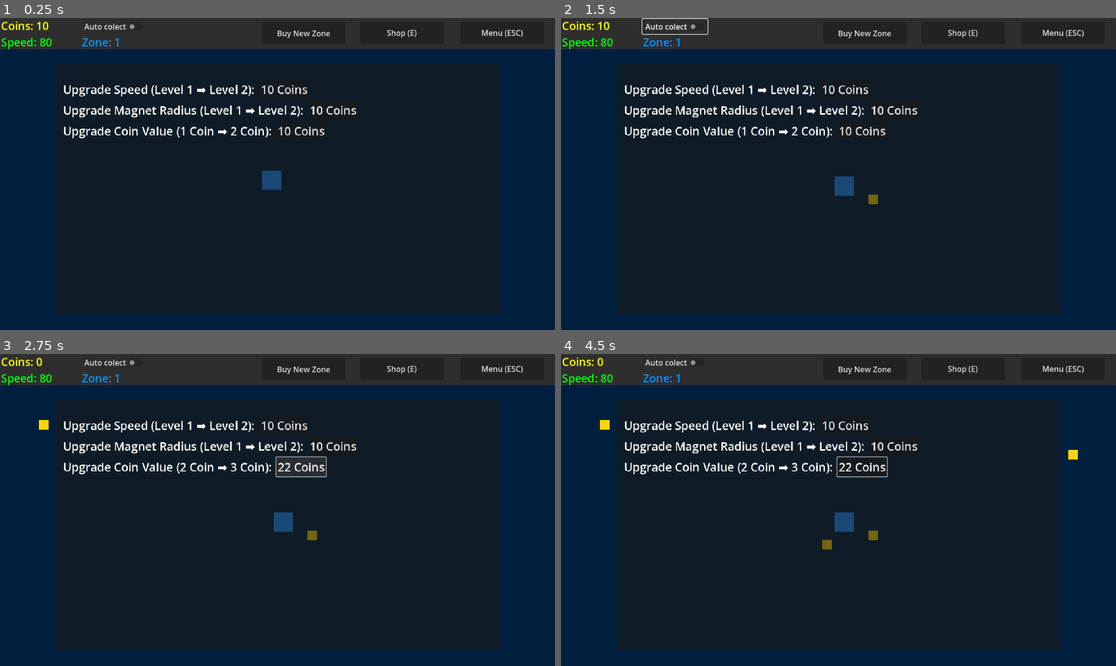
Above: before the commit, frames 1-4 (two rows, left to right).
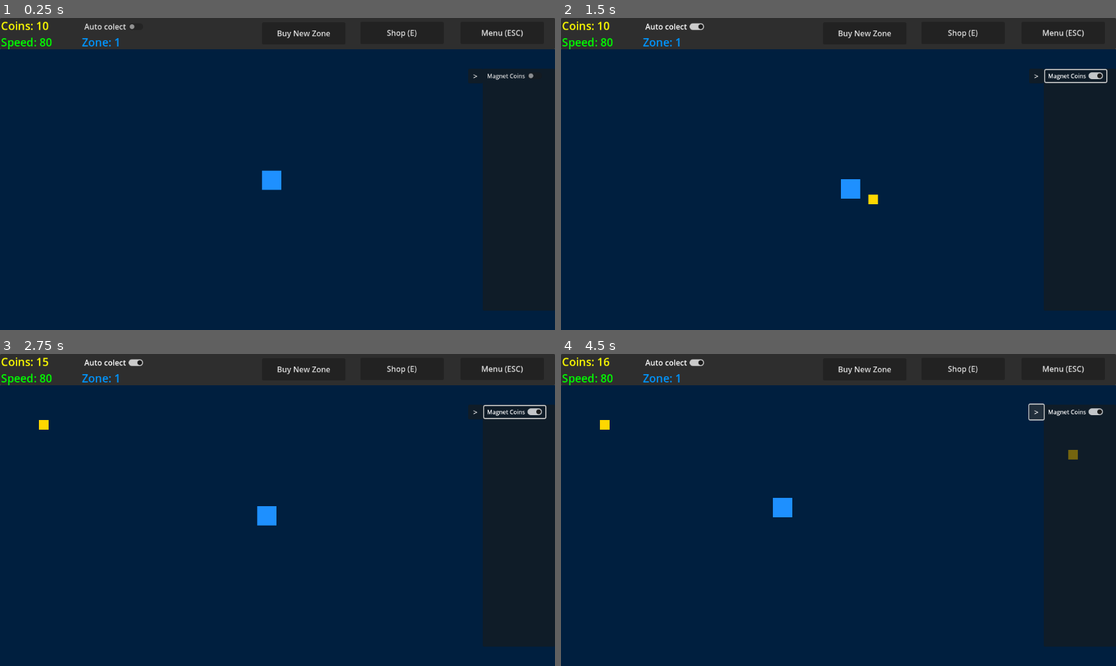
Above: after the commit, the same moments.

Repository: CD1FOX/golden-grind
Game: Godot game, scene res://Scenes/Worlds/Zone 1 - 10/zone1.tscn
The game is run twice, just before and just after one commit, with the same random seed, the same clock (stepped at 60 frames per second) and the same inputs.
Inputs (mouse positions are in pixels of both pictures, inside the frame that each line leads up to):
- Up to frame 1 (0.25 s): no input
- Up to frame 2 (1.5 s): click "Auto colect" at 0.5 s; click "Auto colect" (after the commit: "Magnet Coins") at 1.25 s
- Up to frame 3 (2.75 s): click (299, 466) at 2 s, where only the run before the commit has a clickable "10 Coins"
- Up to frame 4 (4.5 s): click (860, 466) at 2.75 s, where only the run before the commit has a clickable "22 Coins"; click (1038, 413) at 3.5 s, where only the run after the commit has a clickable ">"; click (1110, 413) at 4.25 s, where only the run after the commit has a clickable "<"

The runs differ from the first frame. In frame 1, 3.8% of the frame differs, in the area x 11-98%, y 17-56%; in frame 2, 4.2%; in frame 3, 4.3%; in frame 4, 4.4%, in the area x 6-98%, y 1-63%.

Commit message:
Update
feat: Added side bar and magnetic skill toggle

Diff:
--- a/Global/Global.gd
+++ b/Global/Global.gd
@@ -12,6 +12,7 @@
 var magnet_level = 1
 var magnet_cost = 10
 var magnet_base_cost = 10
+var magnet_skill = false
 
 #Speed Type Skill
 var speed = 80
--- a/Scenes/Entitys/Player/Scripts/Skills/Magnet Skill/magnet_skill.gd
+++ b/Scenes/Entitys/Player/Scripts/Skills/Magnet Skill/magnet_skill.gd
@@ -4,7 +4,12 @@
 @onready var magnet_radius_collider = $MagnetRadius
 
 func _physics_process(_delta: float) -> void:
-	magnet_radius_collider.scale = G.magnet_radius
+	if not G.magnet_skill:
+		magnet_radius_collider.disabled = true
+		return
+	else:
+		magnet_radius_collider.disabled = false
+		magnet_radius_collider.scale = G.magnet_radius
 
 func _on_area_entered(area: Area2D) -> void:
 	if area.is_in_group("coin"):
--- a/Scenes/Entitys/Player/player.tscn
+++ b/Scenes/Entitys/Player/player.tscn
@@ -33,3 +33,5 @@
 
 [node name="AutoCollect" type="Node2D" parent="Skills"]
 script = ExtResource("3_d5si0")
+
+[connection signal="area_entered" from="Skills/MagnetSkill" to="Skills/MagnetSkill" method="_on_area_entered"]
--- a/Scenes/Logic/Coin Spawner/coin_spawner.tscn
+++ b/Scenes/Logic/Coin Spawner/coin_spawner.tscn
@@ -8,7 +8,7 @@
 [node name="ColorRect" type="ColorRect" parent="."]
 offset_top = 65.0
 offset_right = 1152.0
-offset_bottom = 713.75
+offset_bottom = 712.77783
 scale = Vector2(1, 0.9)
 
 [node name="CoinSpawnerTimer" type="Timer" parent="."]
--- /dev/null
+++ b/Scenes/UI/Main Screen/Side Bar/side_ui.gd
@@ -0,0 +1,17 @@
+extends Control
+
+@onready var show_hide_button = $VisibilityButton
+@onready var background_UI = $Panel
+@onready var G = Global
+
+func _on_visibility_button_toggled(toggled_on: bool) -> void:
+	background_UI.visible = !background_UI.visible
+	if toggled_on:
+		show_hide_button.position = Vector2(1122.0, 105.0)
+		show_hide_button.text = "<"
+	else:
+		show_hide_button.position = Vector2(972.0, 105.0)
+		show_hide_button.text = ">"
+
+func _on_check_button_pressed() -> void:
+	G.magnet_skill = !G.magnet_skill
--- a/Scenes/UI/Main Screen/Upper UI/Upper_UI.gd
+++ b/Scenes/UI/Main Screen/Upper UI/Upper_UI.gd
@@ -7,11 +7,13 @@
 @onready var confirmation_dialog = $BuyZone/ConfirmationDialog
 @onready var accept_dialog = $BuyZone/AcceptDialog
 
+@onready var G = Global
+
 func _process(_delta: float) -> void:
-	coin_label.text = "Coins: %d" % Global.coin
-	speed_label.text = "Speed: %d" % Global.speed
-	zone_level.text = "Zone: %d" % Global.current_zone_level
-	confirmation_dialog.dialog_text = "Buy new zone for %d Coins?" % Global.zone_price
+	coin_label.text = "Coins: %d" % G.coin
+	speed_label.text = "Speed: %d" % G.speed
+	zone_level.text = "Zone: %d" % G.current_zone_level
+	confirmation_dialog.dialog_text = "Buy new zone for %d Coins?" % G.zone_price
 
 func _on_shop_pressed() -> void:
 	shop_popup.visible = !shop_popup.visible
@@ -20,29 +22,27 @@
 	confirmation_dialog.visible = true
 
 func _on_confirmation_dialog_confirmed() -> void:
-	if Global.coin >= Global.zone_price:
-		Global.coin -= Global.zone_price
-		Global.zone_price *= 4
-		Global.current_zone_level += 1
+	if G.coin >= G.zone_price:
+		G.coin -= G.zone_price
+		G.zone_price *= 4
+		G.current_zone_level += 1
 
-		if Global.current_zone_level != Global.last_zone_level:
+		if G.current_zone_level != G.last_zone_level:
 			# figure out which folder the zone belongs to
 			var group_size = 10
-			@warning_ignore("integer_division")
-			var start = int(floor((Global.current_zone_level - 1) / group_size) * group_size + 1)
+			var start = int(floor((G.current_zone_level - 1) / group_size) * group_size + 1)
 			var end = start + group_size - 1
 
 			var folder = "Zone %d - %d" % [start, end]
-			var scene_path = "res://Scenes/Worlds/%s/zone%d.tscn" % [folder, Global.current_zone_level]
+			var scene_path = "res://Scenes/Worlds/%s/zone%d.tscn" % [folder, G.current_zone_level]
 
 			if ResourceLoader.exists(scene_path):
 				get_tree().change_scene_to_file(scene_path)
 			else:
 				push_error("Scene does not exist: " + scene_path)
 	else:
-		accept_dialog.dialog_text = "Not enough coins! (need %d coins more)" % (Global.coin - Global.zone_price)
+		accept_dialog.dialog_text = "Not enough coins! (need %d coins more)" % (G.coin - G.zone_price)
 		accept_dialog.visible = true
 
-
 func _on_check_button_pressed() -> void:
-	Global.auto_collect = !Global.auto_collect
+	G.auto_collect = !G.auto_collect
--- a/Scenes/UI/Shop/shop_menu.gd
+++ b/Scenes/UI/Shop/shop_menu.gd
@@ -8,7 +8,6 @@
 
 @onready var coin_value_label = $Panel/VBoxContainer/CoinValueUpgrade/CoinValue
 @onready var coin_value_button = $Panel/VBoxContainer/CoinValueUpgrade/CoinValueButton
-
 
 func _process(_delta: float) -> void:
 	if Input.is_action_just_pressed("Open Shop"):
@@ -22,7 +21,6 @@
 
 	coin_value_label.text = "Upgrade Coin Value (%d Coin ➡️ %d Coin): " % [Global.coin_value, Global.coin_value + 1]
 	coin_value_button.text = "%d Coins" % Global.coin_value_upgrade_cost
-
 
 func _on_magnet_upgrade_button_pressed() -> void:
 	if Global.coin >= Global.magnet_cost:
@@ -47,3 +45,5 @@
 		Global.coin -= Global.coin_value_upgrade_cost
 		Global.coin_value += 1
 		Global.coin_value_upgrade_cost = int(Global.coin_value_upgrade_base_cost * pow(1.5, Global.coin_value))
+	else:
+		print("Not Enough Coins")
--- a/Scenes/UI/Shop/shop_popup.tscn
+++ b/Scenes/UI/Shop/shop_popup.tscn
@@ -3,6 +3,7 @@
 [ext_resource type="Script" uid="uid://6wo25b6qnn60" path="res://Scenes/UI/Shop/shop_menu.gd" id="1_mg8pq"]
 
 [node name="ShopPopup" type="Control"]
+visible = false
 layout_mode = 3
 anchors_preset = 0
 offset_right = 40.0
--- a/Scenes/Worlds/Zone 1 - 10/zone1.tscn
+++ b/Scenes/Worlds/Zone 1 - 10/zone1.tscn
@@ -1,8 +1,9 @@
-[gd_scene load_steps=4 format=3 uid="uid://cadcj3hs4f6da"]
+[gd_scene load_steps=5 format=3 uid="uid://cadcj3hs4f6da"]
 
 [ext_resource type="PackedScene" uid="uid://bqgupc5q011e8" path="res://Scenes/Logic/Coin Spawner/coin_spawner.tscn" id="1_i0411"]
 [ext_resource type="PackedScene" uid="uid://dd64hgbnd46mj" path="res://Scenes/Entitys/Player/player.tscn" id="2_qp65r"]
 [ext_resource type="PackedScene" uid="uid://bm6tvdknmjfn2" path="res://Scenes/UI/Main Screen/Upper UI/upper_ui.tscn" id="3_4sxuh"]
+[ext_resource type="Script" uid="uid://ba4h2yt4enqw5" path="res://Scenes/UI/Main Screen/Side Bar/side_ui.gd" id="4_i0411"]
 
 [node name="Zone1" type="Node2D"]
 
@@ -17,3 +18,44 @@
 position = Vector2(564, 337)
 
 [node name="UpperUI" parent="." instance=ExtResource("3_4sxuh")]
+
+[node name="SideUI" type="Control" parent="."]
+layout_mode = 3
+anchors_preset = 0
+offset_right = 40.0
+offset_bottom = 40.0
+script = ExtResource("4_i0411")
+
+[node name="Panel" type="Panel" parent="SideUI"]
+layout_mode = 0
+offset_left = 1002.0
+offset_top = 105.0
+offset_right = 1152.0
+offset_bottom = 608.0
+
+[node name="VBoxContainer" type="VBoxContainer" parent="SideUI/Panel"]
+layout_mode = 0
+offset_left = 3.0
+offset_top = 3.0
+offset_right = 157.0
+offset_bottom = 27.0
+
+[node name="HBoxContainer" type="HBoxContainer" parent="SideUI/Panel/VBoxContainer"]
+layout_mode = 2
+
+[node name="CheckButton" type="CheckButton" parent="SideUI/Panel/VBoxContainer/HBoxContainer"]
+layout_mode = 2
+theme_override_font_sizes/font_size = 12
+text = "Magnet Coins"
+
+[node name="VisibilityButton" type="Button" parent="SideUI"]
+layout_mode = 0
+offset_left = 972.0
+offset_top = 105.0
+offset_right = 1002.0
+offset_bottom = 136.0
+toggle_mode = true
+text = ">"
+
+[connection signal="pressed" from="SideUI/Panel/VBoxContainer/HBoxContainer/CheckButton" to="SideUI" method="_on_check_button_pressed"]
+[connection signal="toggled" from="SideUI/VisibilityButton" to="SideUI" method="_on_visibility_button_toggled"]
Not shown, added: Scenes/UI/Main Screen/Side Bar/side_ui.gd.uid
